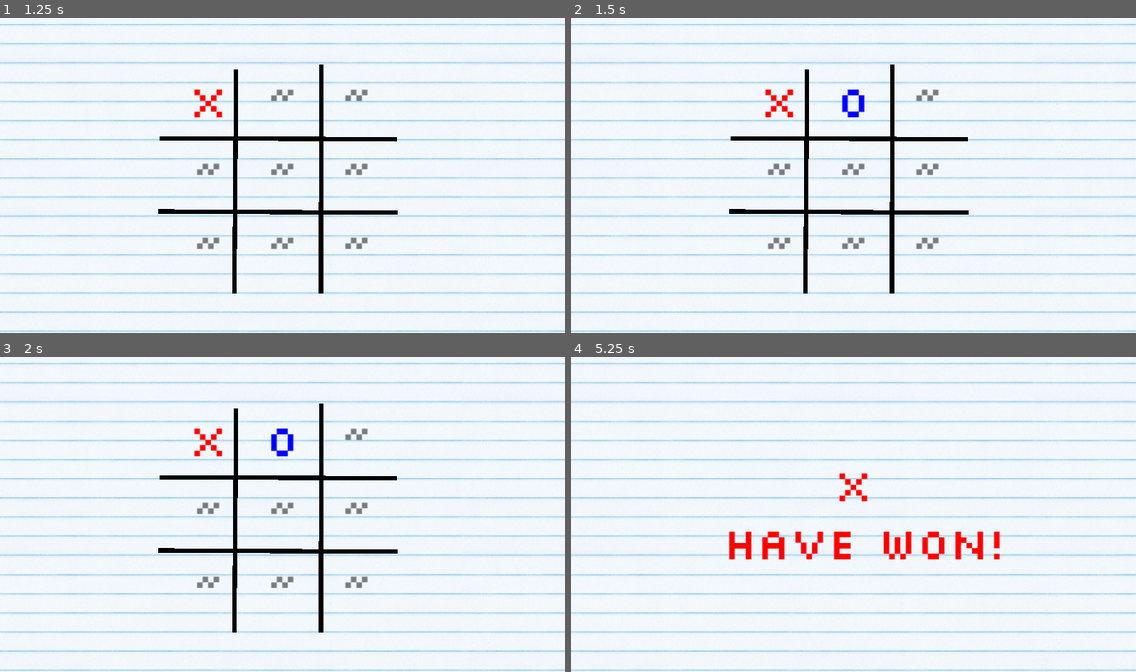
Above: before the commit, frames 1-4 (two rows, left to right).
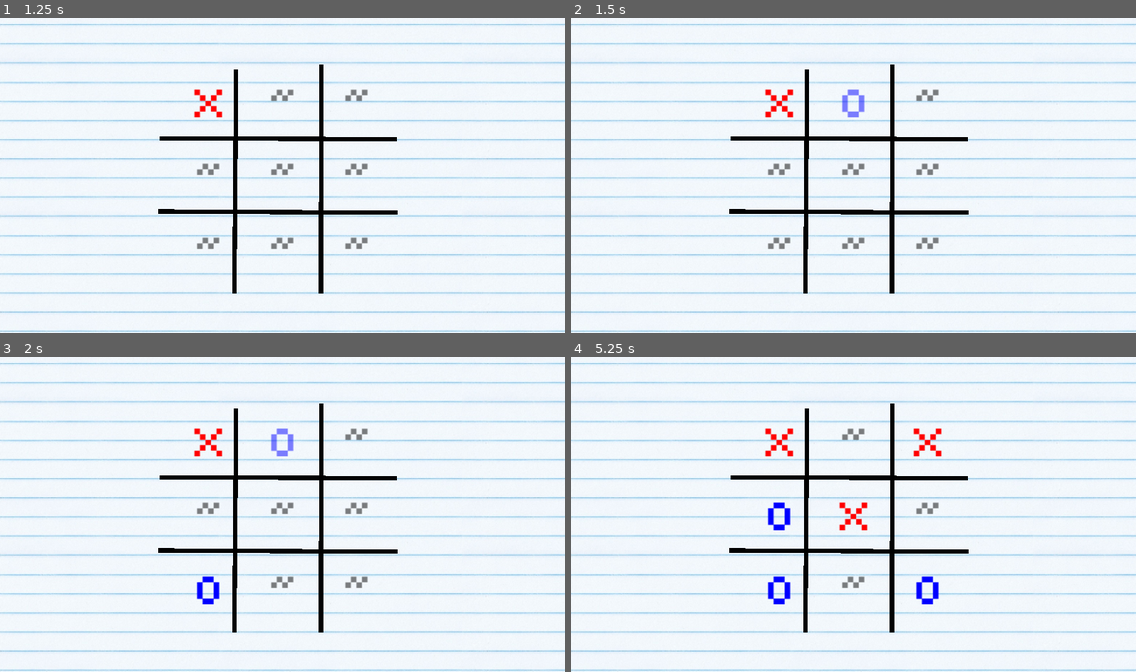
Above: after the commit, the same moments.

Repository: Neo-Ciber94/godot_tic_tac_toe
Game: Godot game, scene res://ui/game.tscn
The game is run twice, just before and just after one commit, with the same random seed, the same clock (stepped at 60 frames per second) and the same inputs.
Inputs (mouse positions are in pixels of both pictures, inside the frame that each line leads up to):
- Up to frame 1 (1.25 s): tap Enter at 0.5 s; move the mouse to (209, 99) at 0.52 s; click (209, 99) at 0.67 s
- Up to frame 2 (1.5 s): tap Space at 1.25 s; move the mouse to (853, 99) at 1.27 s; click (853, 99) at 1.42 s
- Up to frame 3 (2 s): no input
- Up to frame 4 (5.25 s): tap Enter at 2, 3.5 s; move the mouse to (926, 438) at 2.02 s; click (926, 438) at 2.17 s; tap Space at 2.75, 4.25 s; move the mouse to (780, 514) at 2.77 s; click (780, 514) at 2.92 s; move the mouse to (853, 514) at 3.52 s; click (853, 514) at 3.67 s; move the mouse to (926, 514) at 4.27 s; click (926, 514) at 4.42 s; move the mouse to (780, 586) at 5.02 s; click (780, 586) at 5.17 s

Frame 1 is identical in both runs. In frame 2, 0.2% of the frame differs, in the area x 48-52%, y 22-32%; in frame 3, 0.5%; in frame 4, 5.5%, in the area x 27-76%, y 14-88%.

Commit message:
simplify

Diff:
--- a/scripts/players/cpu_player.gd
+++ b/scripts/players/cpu_player.gd
@@ -4,7 +4,7 @@
 
 func next_move(cells: Array[Cell], board: Array[String]):
 	print("cpu move")
-	await delay_seconds(1);
+	await get_tree().create_timer(1).timeout
 
 	var index = get_next_random(board);
 	print("cpu index: ", index)
@@ -21,13 +21,3 @@
 
 	assert(indices.size() > 0, "not more moves can be made");
 	return indices.pick_random()
-
-func delay_seconds(seconds: int):
-	var timer = Timer.new()
-	timer.one_shot = true
-	timer.wait_time = seconds
-	timer.autostart = true
-	add_child(timer)
-
-	await timer.timeout
-	remove_child(timer)
--- a/ui/game.gd
+++ b/ui/game.gd
@@ -22,7 +22,7 @@
 var _cells : Array[Cell] = [];
 var _board: Array[String] = [];
 var _winner: Winner = Winner.None();
-var _versus = Mode.LOCAL;
+var _versus = Mode.CPU;
 
 signal waiting;
 signal on_game_over;
@@ -39,6 +39,7 @@
 
 	setup_board()
 	setup_players()
+	start_playing();
 
 func setup_board():
 	_cells = [];
@@ -79,32 +80,26 @@
 func setup_players():
 	match _versus:
 		Mode.LOCAL:
-			start_vs_local()
+			print("start vs local")
+			_players[MARK_X] = HumanPlayer.new()
+			_players[MARK_O] = HumanPlayer.new()
 		Mode.CPU:
-			start_vs_cpu()
+			print("start vs cpu")
+			_players[MARK_X] = HumanPlayer.new()
+			_players[MARK_O] = CpuPlayer.new()
 		Mode.ONLINE:
-			start_vs_online();
+			print("start vs online")
 
-func start_vs_local():
-	print("start vs self")
-
-	_players[MARK_X] = HumanPlayer.new()
-	_players[MARK_O] = HumanPlayer.new()
+	add_players_to_scene();
 	current_player = { value = MARK_X }
 
-	start_playing();
+func add_players_to_scene():
+	add_child(_players[MARK_X]);
+	add_child(_players[MARK_O]);
 
-func start_vs_cpu():
-	print("start vs cpu")
-
-	_players[MARK_X] = HumanPlayer.new()
-	_players[MARK_O] = CpuPlayer.new()
-	current_player = { value = MARK_X }
-
-	start_playing();
-
-func start_vs_online():
-	print("start vs online")
+func remove_players_from_scene():
+	remove_child(_players[MARK_X])
+	remove_child(_players[MARK_O])
 
 func start_playing():
 	while(true):
@@ -118,6 +113,7 @@
 
 			has_played.value = true;
 
+			await get_tree().process_frame
 			print("player '", current_player.value, "' move to ", idx);
 			set_value(current_player.value, idx);
 			print("value set");
@@ -157,6 +153,7 @@
 
 	# Wait to click for restart
 	await dialog.on_click;
+	remove_players_from_scene();
 	reset_board()
 	start_game()
 
